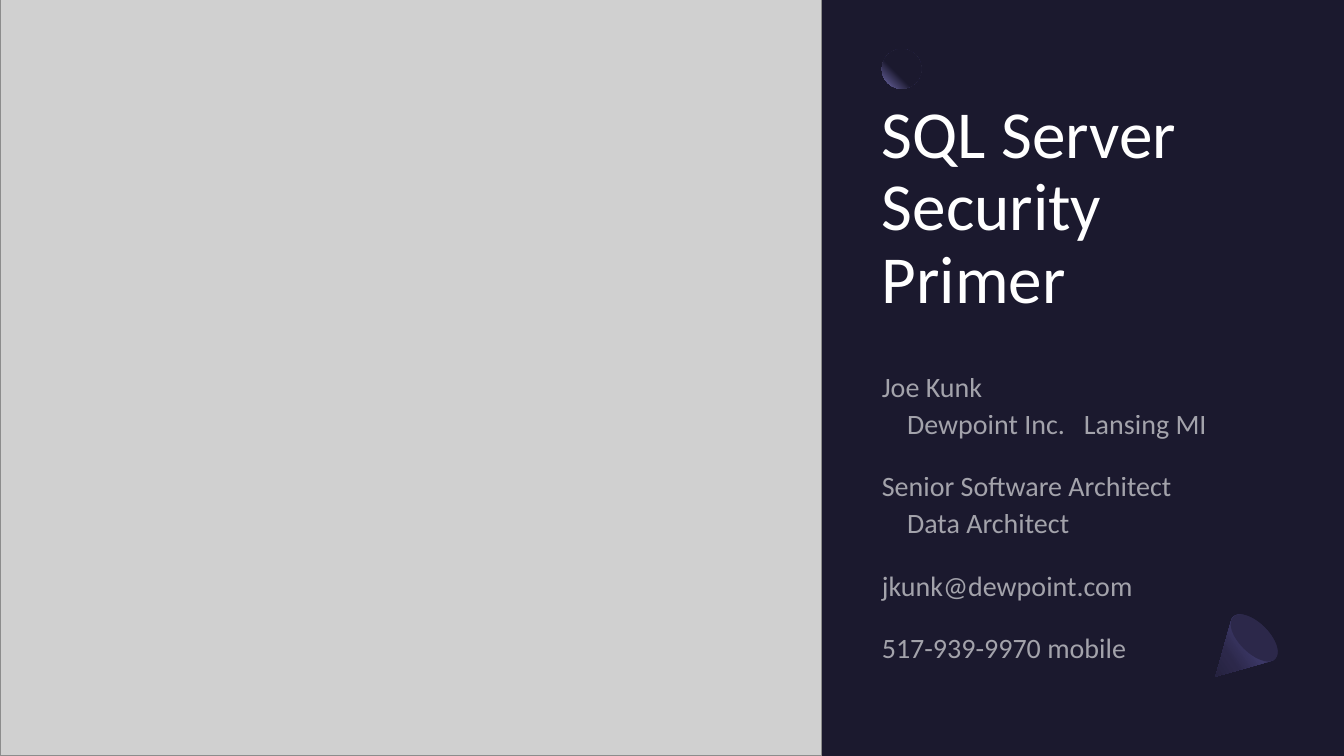
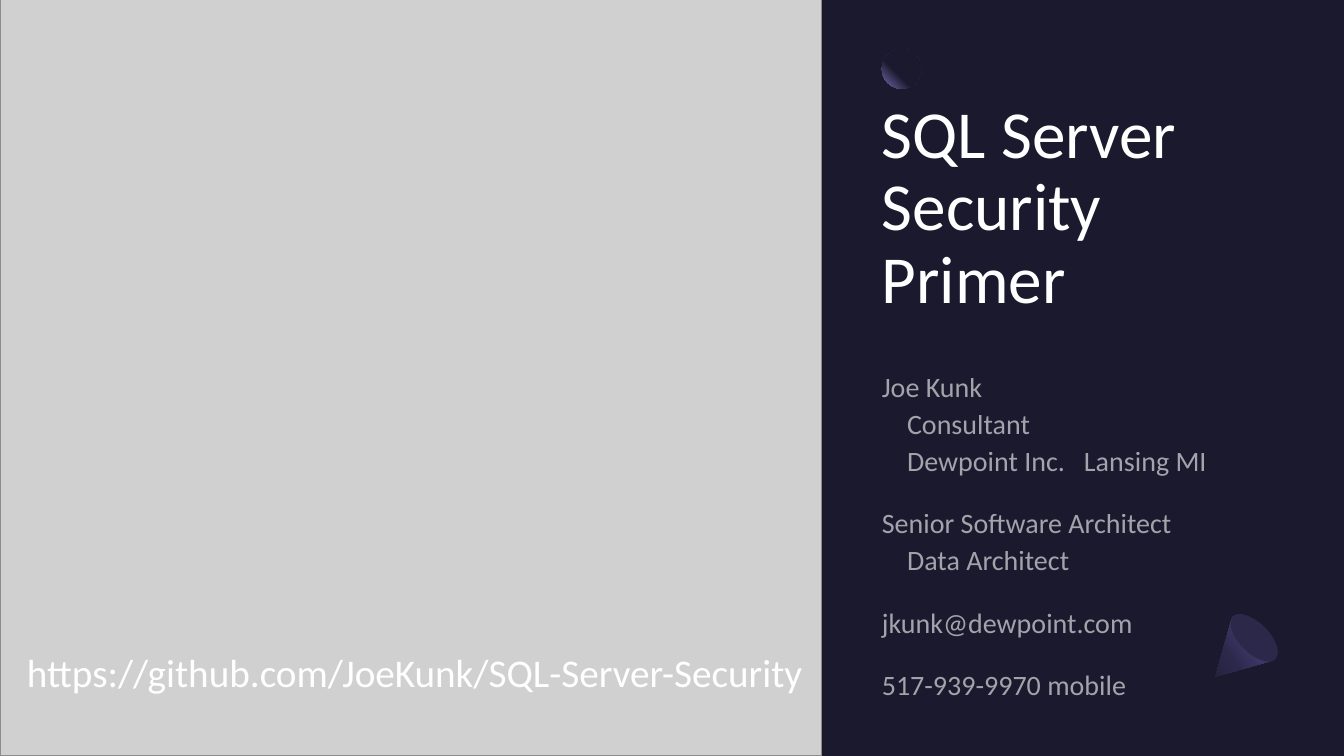
Before and after one commit to JoeKunk/SQL-Server-Security, a slide deck: slide 1 of 2023-07-Columbus/2023-07 SQL Server Security Columbus Version.pptx. Drawn at 1344x756 pixels with LibreOffice and Linux fonts; fonts in the diff are those of the drawing; grey boxes stand for pictures. Boxes give left, top, right and bottom in pixels: in the first picture for what was removed or moved away, otherwise in the second. Text is boxed around its words. In the diff, an @@ line names an element or a change of style, - is before the commit and + after.

Commit message:
Updated title slide

```diff
--- a/2023-07-Columbus/2023-07 SQL Server Security Columbus Version.pptx
+++ b/2023-07-Columbus/2023-07 SQL Server Security Columbus Version.pptx
@@ text at (882, 378, 1207, 476): text changed @@
-Joe Kunk
-Dewpoint Inc. Lansing MI
+Joe Kunk
+Consultant
+Dewpoint Inc. Lansing MI
@@ text added at (27, 660, 802, 693), 28 pt, text #FFFFFF @@
+https://github.com/JoeKunk/SQL-Server-Security
```
